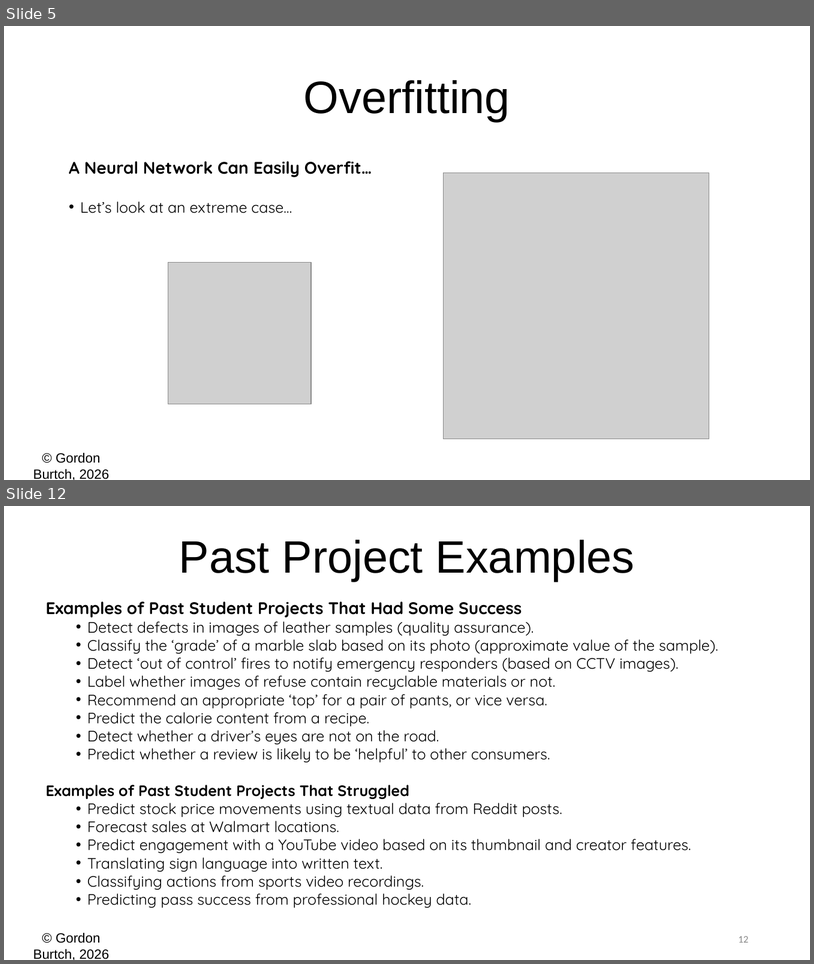
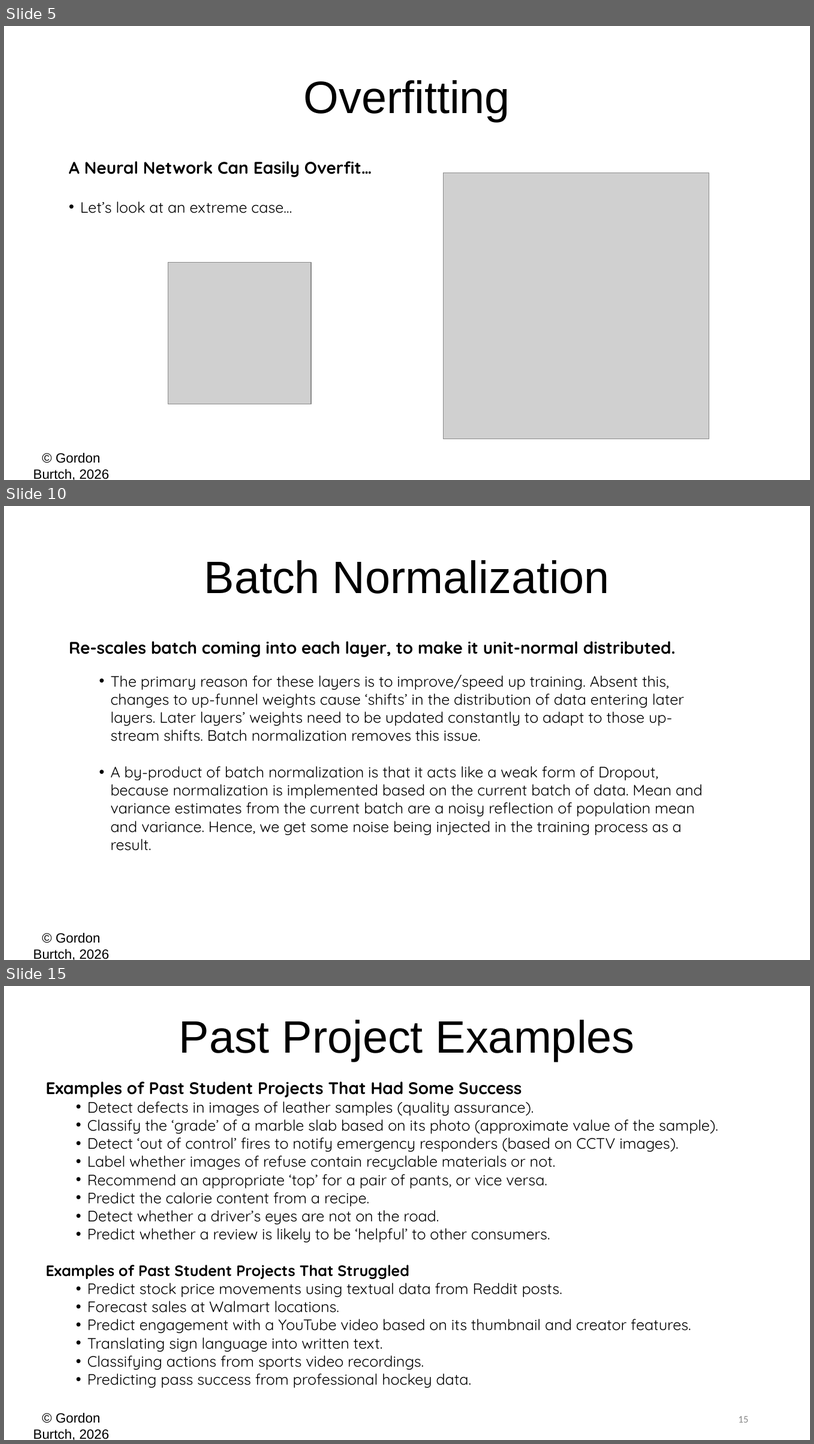
Before and after one commit to gburtch/BA510-2026, a slide deck: Week 4/4 - Model Fitting.pptx. Shown one above the other, each under a label of ours: slides 5 and 12 before the commit, slides 5, 10 and 15 after it; the slides between them are not shown. The pictures are 814x964 and 814x1444 pixels, drawn with LibreOffice and Linux fonts; fonts in the diff are those of the drawing; grey boxes stand for pictures. Boxes give left, top, right and bottom in pixels: in the first picture for what was removed or moved away, otherwise in the second. Text is boxed around its words. In the diff, an @@ line names an element or a change of style, - is before the commit and + after.

```diff
--- a/Week 4/4 - Model Fitting.pptx
+++ b/Week 4/4 - Model Fitting.pptx
@@ slide 10 added at bbox=[4, 506, 810, 960], background #FFFFFF; not listed: 1 template element that a slide beside it also shows @@
@@ text added at bbox=[204, 560, 610, 594], 54 pt, text #000000 @@
+Batch Normalization
@@ text added at bbox=[69, 641, 703, 850], 18 pt, text #000000 @@
+Re-scales batch coming into each layer, to make it unit-normal distributed.
+  • The primary reason for these layers is to improve/speed up training. Absent this, changes to up-funnel weights cause ‘shifts’ in the distribution of data entering later layers. Later layers’ weights need to be updated constantly to adapt to those up-stream shifts. Batch normalization removes this issue.
+  • A by-product of batch normalization is that it acts like a weak form of Dropout, because normalization is implemented based on the current batch of data. Mean and variance estimates from the current batch are a noisy reflection of population mean and variance. Hence, we get some noise being injected in the training process as a result.
@@ what was slide 12 is now slide 15 @@
@@ page number at bbox=[738, 1416, 749, 1422]: text changed @@
-12
+15
```
Also in this commit, not shown: 7 slides changed, 2 other slides added, 3 other files.
